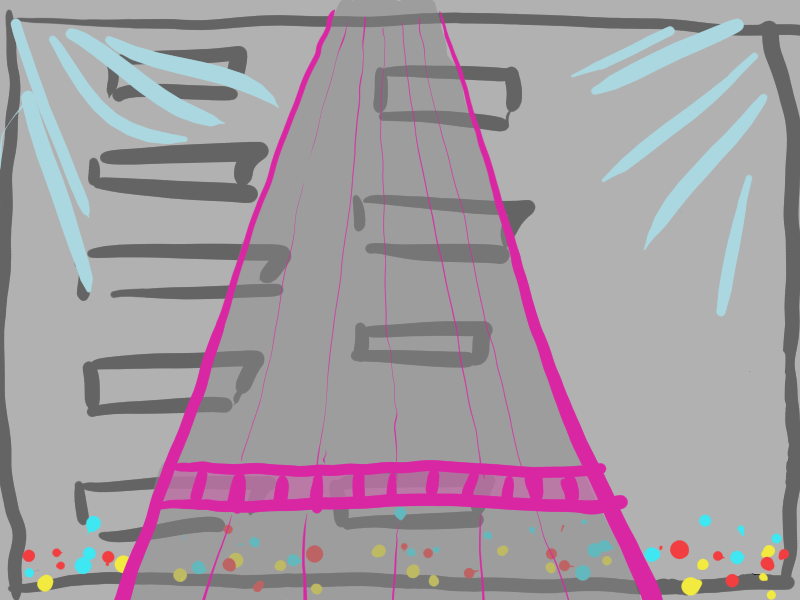
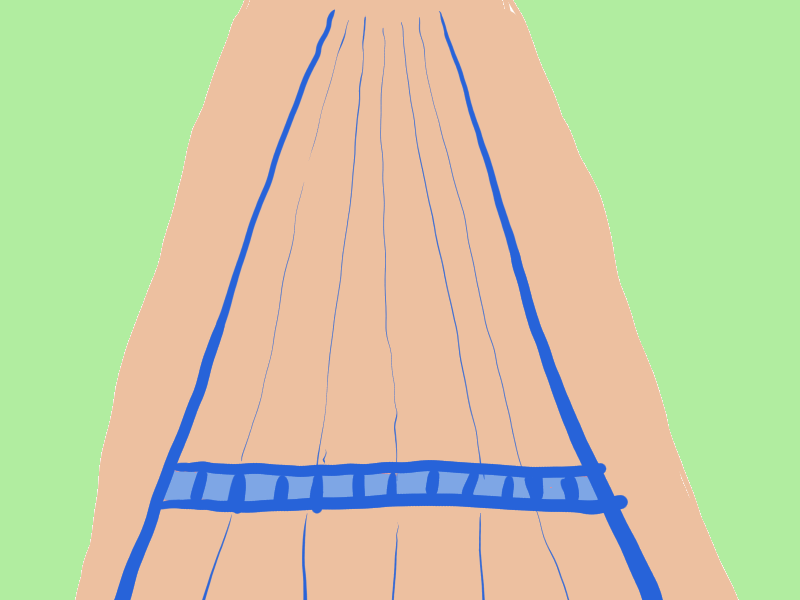
Two versions of the same layered image (800×600). Layer-by-layer changes:
added group "blue-board" with 2 layers above "Pink board" over [left=64, top=0, right=704, bottom=600]
added layer "Paint Layer 1" (1st of 2, in "blue-board") in group "blue-board" over [left=64, top=0, right=704, bottom=600]
added layer "Paint Layer 3" (1st of 2, in "blue-board") (73%) in group "blue-board" over [left=128, top=448, right=640, bottom=512]
moved "Paint Layer 1" (2nd of 2, in "Pink board") into group "Pink board" over [left=64, top=0, right=704, bottom=600]
moved "Paint Layer 3" (2nd of 2, in "Pink board") into group "Pink board" over [left=128, top=448, right=640, bottom=512]
renamed "Paint Layer 2" to "backboard", hid it over [left=64, top=0, right=704, bottom=600]
added layer "boss-bg" above "glitter" over [left=0, top=0, right=800, bottom=600]
renamed "Paint Layer 5" to "glitter", hid it over [left=0, top=0, right=800, bottom=600]
renamed "Paint Layer 4" to "the room", hid it over [left=0, top=0, right=800, bottom=600]
hid "Background" over [left=0, top=0, right=800, bottom=600]
renamed "Paint Layer 8" to "bg color", hid it over [left=0, top=0, right=800, bottom=600]
